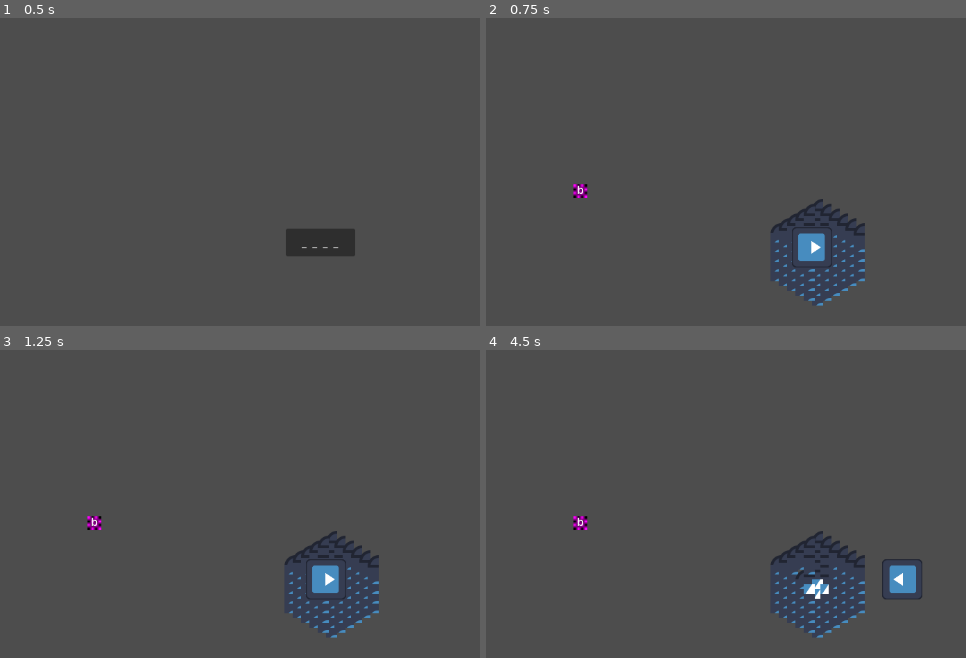
Above: before the commit, frames 1-4 (two rows, left to right).
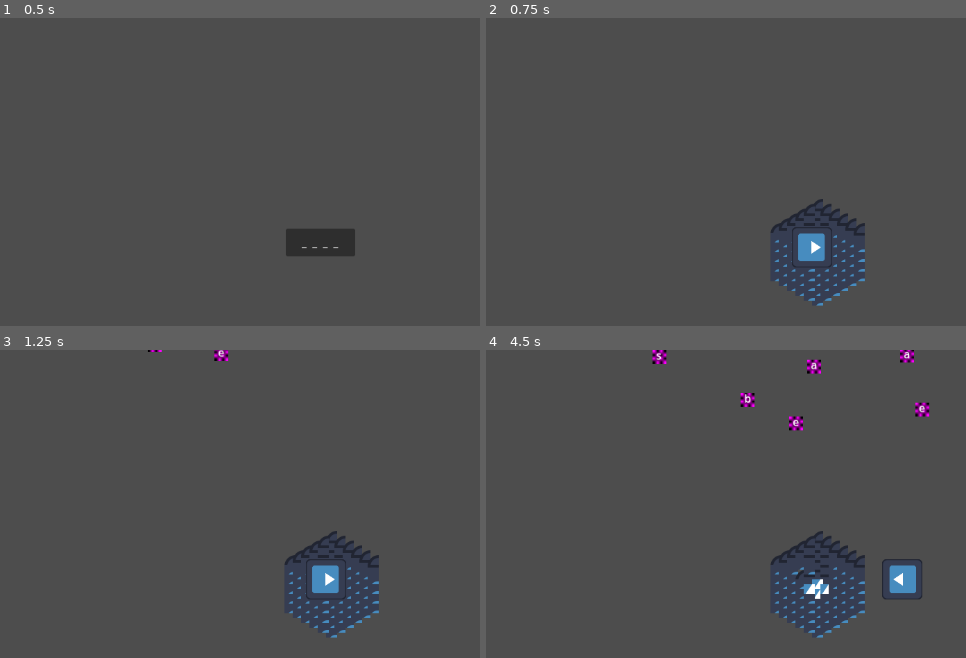
Above: after the commit, the same moments.

Repository: MagnusLucas/SpaceJam2025
Game: Godot game, scene res://UI/main_menu.tscn
Two runs of this game, one before a commit and one after it. Both use one fixed random seed, a clock stepped at 60 frames per second and the inputs below. The engine's default icon, where the game draws it, is replaced by a stand-in: a white triangle on a blue panel in a dark square.
Inputs:
- Up to frame 1 (0.5 s): no input
- Up to frame 2 (0.75 s): click "_ _ _ _" at 0.5 s
- Up to frame 3 (1.25 s): no input
- Up to frame 4 (4.5 s): tap Enter at 1.25 s; hold D (move_right) 1.28-2.03 s; tap Space (catch_letter) at 1.35, 2.85, 4.35 s; hold S (move_down) 2.03-2.78 s; tap Q (clear_word) at 2.1, 3.6 s; hold D (move_right) 2.78-3.53 s; hold W (move_up) 3.53-4.28 s; hold A (move_left) from 4.28 s (still down)

Frame 1 is identical in both runs. In frame 2, 0.1% of the frame differs, in the area x 18-22%, y 53-59%; in frame 3, 0.3%; in frame 4, 1.0%, in the area x 18-93%, y 0-59%.

Commit message:
fixed first drop wave
cause it was problematic

Diff:
--- a/Game/Map/Map.gd
+++ b/Game/Map/Map.gd
@@ -21,7 +21,10 @@
 	player = Player.new_player()
 	add_child(player)
 	add_child(Terrain.new_terrain("abcdefghijklmnoprstqwxyz", Terrain.EffectType.STOP))
-	Waves.wave0()
+	#Waves.wave0()
+	while get_tree().get_node_count_in_group("Enemy") != 0:
+		await get_tree().create_timer(0.2).timeout
+	Waves.wave1()
 
 
 func add_terrain(terrain_name : String, info : Dictionary) -> void:
--- a/Game/Waves.gd
+++ b/Game/Waves.gd
@@ -9,10 +9,11 @@
 
 #funkcja na pierwszy drop wavea, po to zeby nie bylo 5 razy b na start XD
 func first_drop(rand_let, loc1 : Vector2i, loc2 : Vector2i, time : int = 1 ):
-	for i in range(len(rand_let)):
-		var let = rand_let.pick_random()
+	var rand_let_par = rand_let.duplicate()
+	for i in range(len(rand_let_par)):
+		var let = rand_let_par.pick_random()
 		add_child(Enemy.new_enemy(let,loc1,loc2))
-		rand_let.erase(let)
+		rand_let_par.erase(let)
 		await get_tree().create_timer(time).timeout
 
 func duplicates_check(string):
@@ -23,13 +24,16 @@
 			p = p+char
 	return p
 
+func wave_dead():
+	while get_tree().get_node_count_in_group("Enemy") != 0:
+		await get_tree().create_timer(0.2).timeout
+
 #----------------
 #ACTUALLY WAVE
 #----------------
 #wave0 to bedzie turorial
 func wave0():
 	add_child(Enemy.new_enemy('b',Vector2i(250,250),Vector2i(250,250),10,false))
-	print(get_tree().get_node_count_in_group("Enemy") != 0)
 	while get_tree().get_node_count_in_group("Enemy") != 0:
 		await get_tree().create_timer(0.2).timeout
 	add_child(Enemy.new_enemy('a',Vector2i(50,-20),Vector2i(1100,-10)))
@@ -39,15 +43,17 @@
 	while get_tree().get_node_count_in_group("Enemy") != 0:
 		await get_tree().create_timer(0.2).timeout
 	add_child(Enemy.new_enemy('e',Vector2i(50,-20),Vector2i(1100,-10)))
+	while get_tree().get_node_count_in_group("Enemy") != 0:
+		await get_tree().create_timer(0.2).timeout
 
-	pass
 func wave1():
-
 	var rand_let = ['b','a','s','e']
 	first_drop(rand_let,Vector2i(50,-20),Vector2i(1100,-10),2)
-	for i in range(4):
-		add_child(Enemy.new_enemy(rand_let.pick_random(),Vector2i(50,-20),Vector2i(1100,-10)))
+	for i in range(20):
+		print(rand_let)
+		add_child(Enemy.new_enemy(rand_let.pick_random(),Vector2i(50,-20),Vector2i(1100,-10),50))
 		await get_tree().create_timer(1).timeout
+
 
 func wave2():
 	var rand_word = 'placeholder' #tu kiedyß bedzie czytac z listy slow destruktywnych
